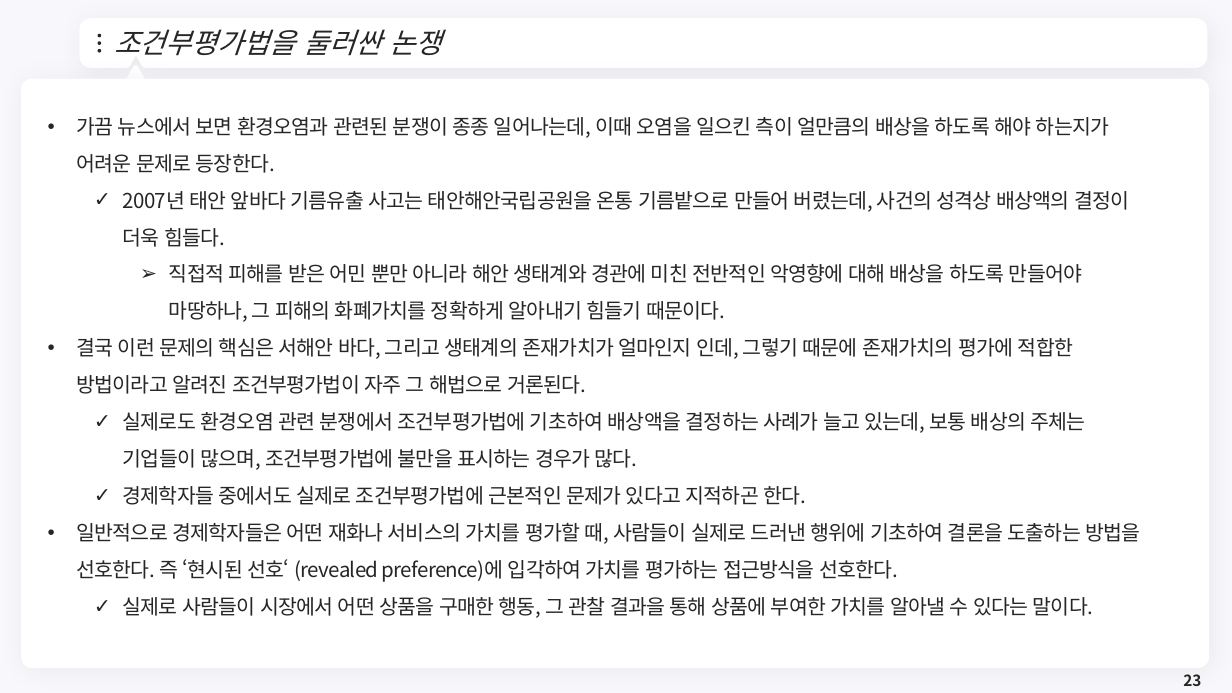
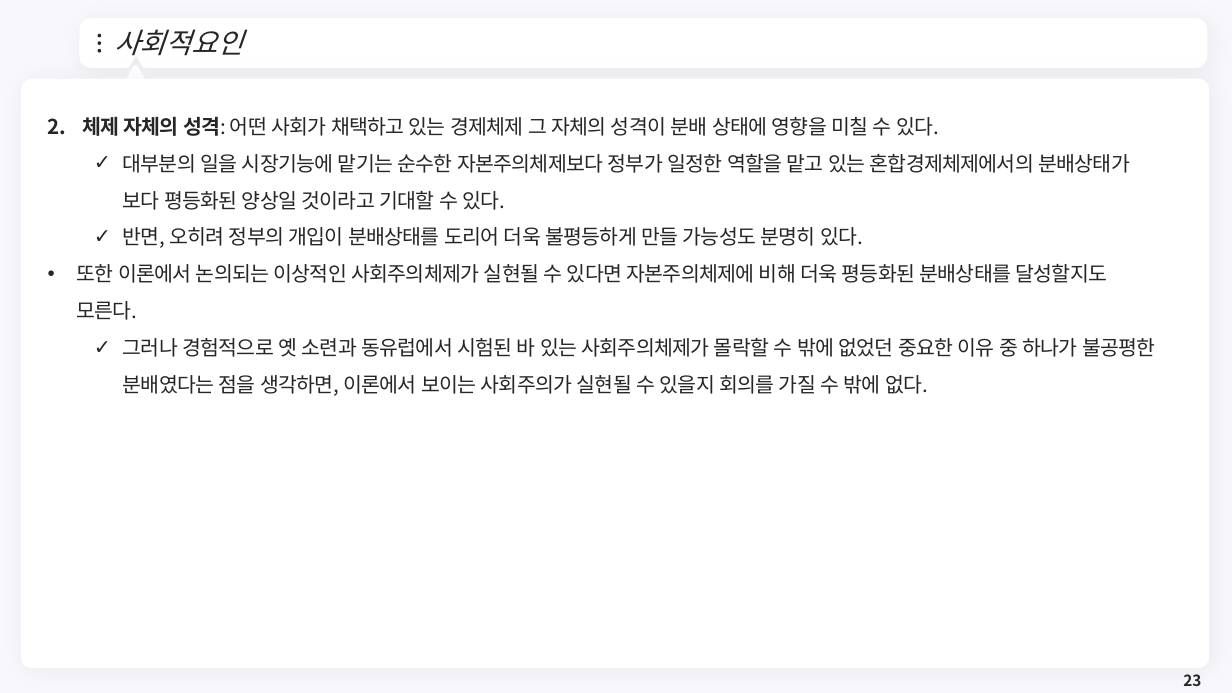
Before and after one commit to meandthey/Teaching, a slide deck: slide 23 of 재정학/01_Lectures/재정학_Chapter_8.pptx. Drawn at 1232x693 pixels with LibreOffice and Linux fonts; fonts in the diff are those of the drawing; background and template pictures are left out. Boxes give left, top, right and bottom in pixels: in the first picture for what was removed or moved away, otherwise in the second. Text is boxed around its words. In the diff, an @@ line names an element or a change of style, - is before the commit and + after.

```diff
--- a/재정학/01_Lectures/재정학_Chapter_8.pptx
+++ b/재정학/01_Lectures/재정학_Chapter_8.pptx
@@ title at [114, 29, 244, 56]: text changed @@
-조건부평가법을 둘러싼 논쟁
+사회적요인
@@ text removed at [76, 117, 1140, 618] @@
-• 가끔 뉴스에서 보면 환경오염과 관련된 분쟁이 종종 일어나는데, 이때 오염을 일으킨 측이 얼만큼의 배상을 하도록 해야 하는지가 어려운 문제로 등장한다.
-  ✓ 2007년 태안 앞바다 기름유출 사고는 태안해안국립공원을 온통 기름밭으로 만들어 버렸는데, 사건의 성격상 배상액의 결정이 더욱 힘들다.
-    ➢ 직접적 피해를 받은 어민 뿐만 아니라 해안 생태계와 경관에 미친 전반적인 악영향에 대해 배상을 하도록 만들어야 마땅하나, 그 피해의 화폐가치를 정확하게 알아내기 힘들기 때문이다.
-• 결국 이런 문제의 핵심은 서해안 바다, 그리고 생태계의 존재가치가 얼마인지 인데, 그렇기 때문에 존재가치의 평가에 적합한 방법이라고 알려진 조건부평가법이 자주 그 해법으로 거론된다.
-  ✓ 실제로도 환경오염 관련 분쟁에서 조건부평가법에 기초하여 배상액을 결정하는 사례가 늘고 있는데, 보통 배상의 주체는 기업들이 많으며, 조건부평가법에 불만을 표시하는 경우가 많다.
-  ✓ 경제학자들 중에서도 실제로 조건부평가법에 근본적인 문제가 있다고 지적하곤 한다.
-• 일반적으로 경제학자들은 어떤 재화나 서비스의 가치를 평가할 때, 사람들이 실제로 드러낸 행위에 기초하여 결론을 도출하는 방법을 선호한다. 즉 ‘현시된 선호‘ (revealed preference)에 입각하여 가치를 평가하는 접근방식을 선호한다.
-  ✓ 실제로 사람들이 시장에서 어떤 상품을 구매한 행동, 그 관찰 결과을 통해 상품에 부여한 가치를 알아낼 수 있다는 말이다.
@@ text added at [77, 116, 1156, 396], 16 pt, text #262626 @@
+2. 체제 자체의 성격: 어떤 사회가 채택하고 있는 경제체제 그 자체의 성격이 분배 상태에 영향을 미칠 수 있다.
+  ✓ 대부분의 일을 시장기능에 맡기는 순수한 자본주의체제보다 정부가 일정한 역할을 맡고 있는 혼합경제체제에서의 분배상태가 보다 평등화된 양상일 것이라고 기대할 수 있다.
+  ✓ 반면, 오히려 정부의 개입이 분배상태를 도리어 더욱 불평등하게 만들 가능성도 분명히 있다.
+• 또한 이론에서 논의되는 이상적인 사회주의체제가 실현될 수 있다면 자본주의체제에 비해 더욱 평등화된 분배상태를 달성할지도 모른다.
+  ✓ 그러나 경험적으로 옛 소련과 동유럽에서 시험된 바 있는 사회주의체제가 몰락할 수 밖에 없었던 중요한 이유 중 하나가 불공평한 분배였다는 점을 생각하면, 이론에서 보이는 사회주의가 실현될 수 있을지 회의를 가질 수 밖에 없다.
```
Also in this commit, not shown: 6 other slides changed, 1 slide added, 30 slides removed, 5 other files.
